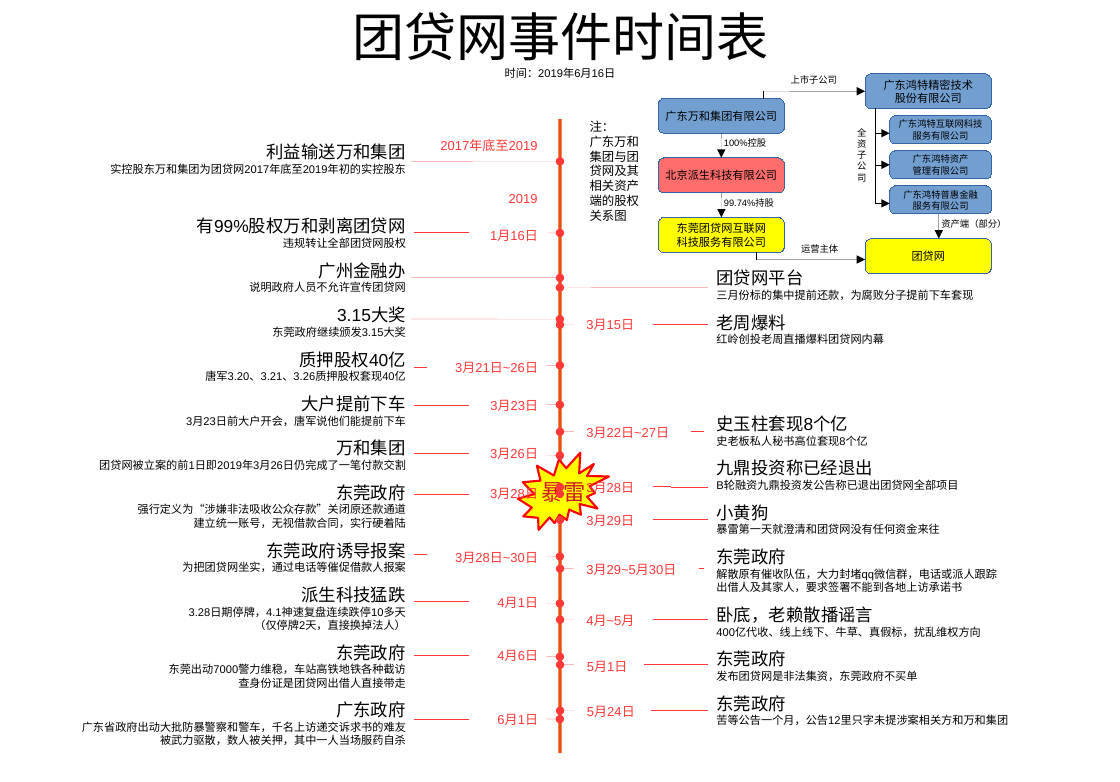
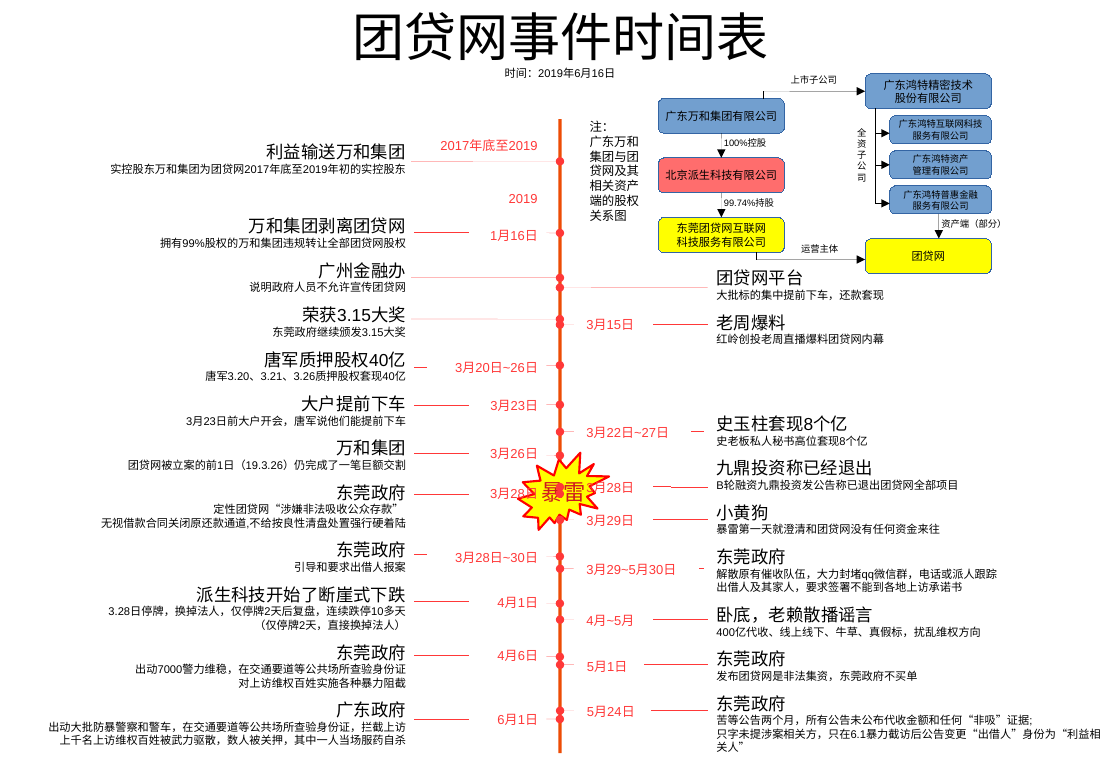
Before and after one commit to lehui99/tdw, a slide deck: slide 1 of doc/团贷网事件时间表.pptx. Drawn at 1120x782 pixels with LibreOffice and Linux fonts; fonts in the diff are those of the drawing; background and template pictures are left out. Boxes give left, top, right and bottom in pixels: in the first picture for what was removed or moved away, otherwise in the second. Text is boxed around its words. In the diff, an @@ line names an element or a change of style, - is before the commit and + after.

Commit message:
Updates

```diff
--- a/doc/团贷网事件时间表.pptx
+++ b/doc/团贷网事件时间表.pptx
@@ text "利益输送万和集团 实控股东万和集团为团贷网2017年底至2019年初的实控股东": place and size @@
-text "利益输送万和集团 实控股东万和集团为团贷网2017年底至2019年初的实控股东" at box(82, 143, 406, 745)
+text "利益输送万和集团 实控股东万和集团为团贷网2017年底至2019年初的实控股东" at box(48, 143, 406, 745)
@@ text at box(160, 217, 406, 248): text changed; size 12.3 to 7.9 pt @@
-有99%股权万和剥离团贷网
-违规转让全部团贷网股权
+万和集团剥离团贷网
+拥有99%股权的万和集团违规转让全部团贷网股权
@@ text at box(716, 289, 884, 300): text changed @@
-三月份标的集中提前还款，为腐败分子提前下车套现
+大批标的集中提前下车，还款套现
@@ text at box(264, 306, 406, 371): text changed @@
-3.15大奖
-东莞政府继续颁发3.15大奖
-质押股权40亿
-唐军3.20、3.21、3.26质押股权套现40亿
+荣获3.15大奖
+东莞政府继续颁发3.15大奖
+唐军质押股权40亿
+唐军3.20、3.21、3.26质押股权套现40亿
@@ text at box(455, 362, 538, 373): text changed @@
-3月21日~26日
+3月20日~26日
@@ text at box(48, 484, 406, 745): text changed @@
-万和集团
-团贷网被立案的前1日即2019年3月26日仍完成了一笔付款交割
-东莞政府
-强行定义为“涉嫌非法吸收公众存款”关闭原还款通道
-建立统一账号，无视借款合同，实行硬着陆
-东莞政府诱导报案
-为把团贷网坐实，通过电话等催促借款人报案
-派生科技猛跌
-3.28日期停牌，4.1神速复盘连续跌停10多天
-（仅停牌2天，直接换掉法人）
-东莞政府
-东莞出动7000警力维稳，车站高铁地铁各种截访
-查身份证是团贷网出借人直接带走
-广东政府
-广东省政府出动大批防暴警察和警车，千名上访递交诉求书的难友
-被武力驱散，数人被关押，其中一人当场服药自杀
+万和集团
+团贷网被立案的前1日（19.3.26）仍完成了一笔巨额交割
+东莞政府
+定性团贷网“涉嫌非法吸收公众存款”
+无视借款合同关闭原还款通道,不给按良性清盘处置强行硬着陆
+东莞政府
+引导和要求出借人报案
+派生科技开始了断崖式下跌
+3.28日停牌，换掉法人，仅停牌2天后复盘，连续跌停10多天
+（仅停牌2天，直接换掉法人）
+东莞政府
+出动7000警力维稳，在交通要道等公共场所查验身份证
+对上访维权百姓实施各种暴力阻截
+广东政府
+出动大批防暴警察和警车，在交通要道等公共场所查验身份证，拦截上访
+上千名上访维权百姓被武力驱散，数人被关押，其中一人当场服药自杀
@@ text at box(716, 714, 1100, 752): text changed @@
-苦等公告一个月，公告12里只字未提涉案相关方和万和集团
+苦等公告两个月，所有公告未公布代收金额和任何“非吸”证据;
+只字未提涉案相关方，只在6.1暴力截访后公告变更“出借人”身份为“利益相关人”
```
Also in this commit, not shown: 1 slide removed.
